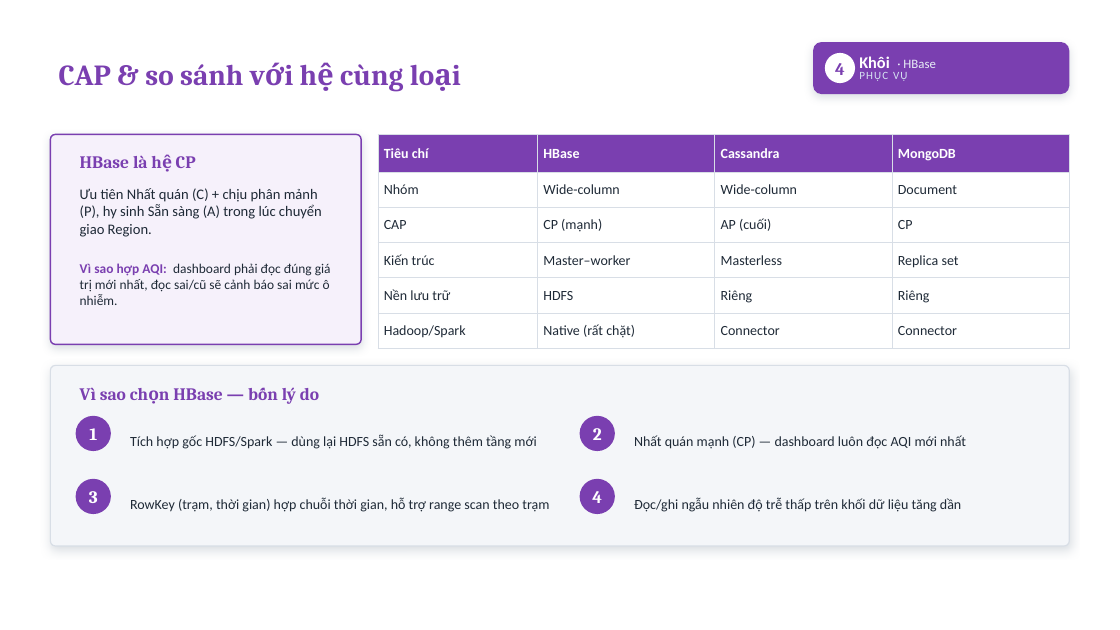
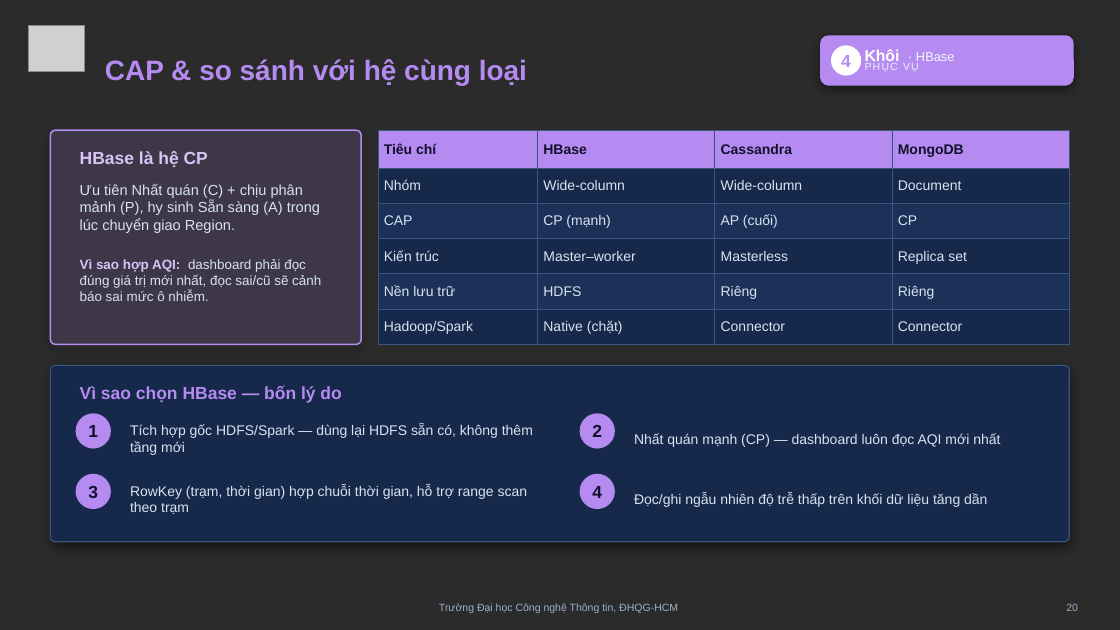
Before and after one commit to khuyn110400/big-data-aqi, a slide deck: slide 20 of docs/slides/Slide_ThuyetTrinh_AQI.pptx (slide 19 before the commit). Drawn at 1120x630 pixels with LibreOffice and Linux fonts; fonts in the diff are those of the drawing; grey boxes stand for pictures; background and template pictures are left out; a plain dark background stands for a picture behind light text. Boxes give left, top, right and bottom in pixels: in the first picture for what was removed or moved away, otherwise in the second. Text is boxed around its words. In the diff, an @@ line names an element or a change of style, - is before the commit and + after.

```diff
--- a/docs/slides/Slide_ThuyetTrinh_AQI.pptx
+++ b/docs/slides/Slide_ThuyetTrinh_AQI.pptx
@@ background #FFFFFF to picture (left out) @@
@@ picture added at box(29, 25, 84, 71) @@
@@ text "CAP & so sánh với ...": place and size @@
-text "CAP & so sánh với ..." at box(59, 64, 403, 92)
+text "CAP & so sánh với ..." at box(105, 59, 527, 85)
@@ text "CAP & so sánh với ..." at box(105, 59, 527, 85): size 25 to 24 pt, font Cambria to Arial, text colour #7A3FB0 to #B58BF2 @@
@@ rounded rectangle: place and size @@
-rounded rectangle at box(813, 42, 1070, 94)
+rounded rectangle at box(820, 35, 1074, 86)
@@ rounded rectangle at box(820, 35, 1074, 86): fill #7A3FB0 to #B58BF2; shadow changed; proportions changed @@
@@ text "4" at box(841, 55, 851, 67): font Cambria to Arial, text colour #7A3FB0 to #B58BF2 @@
@@ 2 texts, 1 ellipse: place and size @@
-2 texts, 1 ellipse at box(825, 53, 908, 83)
+2 texts, 1 ellipse at box(831, 45, 919, 76)
@@ text "Khôi · HBase": place and size @@
-text "Khôi · HBase" at box(859, 56, 890, 73)
+text "Khôi · HBase" at box(865, 49, 900, 65)
@@ text "Khôi · HBase" at box(865, 49, 900, 65): size 14 to 13.5 pt in "Khôi"; font Calibri to Arial; text colour #E8EEF6 to #F2F7FF in "· HBase" @@
@@ text "PHỤC VỤ" at box(865, 63, 919, 72): size 9.5 to 9 pt, font Calibri to Arial, text colour #D6E2F2 to #EAF2FF @@
@@ rounded rectangle: place and size @@
-rounded rectangle at box(50, 134, 361, 344)
+rounded rectangle at box(50, 130, 361, 344)
@@ rounded rectangle at box(50, 130, 361, 344): fill #F6F1FB to #B58BF2 at 16% opacity; outline #D8DEE6 1 pt to #B58BF2 1.3 pt; shadow changed @@
@@ rounded rectangle removed at box(50, 134, 361, 344) @@
@@ text "HBase là hệ CP" at box(80, 151, 208, 167): font Cambria to Arial, text colour #7A3FB0 to #D8C4F7 @@
@@ table at box(378, 130, 1070, 338) @@
-row 6, column 2: Native (rất chặt)
+row 6, column 2: Native (chặt)
@@ fill #7A3FB0 to #B58BF2 in row 1 @@
@@ fill none to #16294A in 12 cells @@
@@ fill none to #1B3157 in 8 cells @@
@@ font Calibri to Arial @@
@@ text colour #FFFFFF to #12102A in "Tiêu chí", "HBase", "Cassandra", "MongoDB" @@
@@ text colour #1F2A37 to #D8E2F1 in "Nhóm", "Wide-column", "Wide-column", "Document" and 15 more places @@
@@ borders changed @@
@@ text "Vì sao hợp AQI: dashboard ..." at box(80, 259, 321, 301): font Calibri to Arial; text colour #7A3FB0 to #D8C4F7 in "Vì sao hợp AQI:"; text colour #1F2A37 to #D8E2F1 in "dashboard phải đọc đúng giá trị mới ..." @@
@@ rounded rectangle: place and size @@
-rounded rectangle at box(50, 365, 1070, 546)
+rounded rectangle at box(50, 365, 1070, 542)
@@ rounded rectangle at box(50, 365, 1070, 542): fill #F4F6F9 to #16294A; outline #D8DEE6 1 pt to #3A557F 1 pt; shadow changed; proportions changed @@
@@ text "Vì sao chọn HBase — ..." at box(80, 385, 341, 403): font Cambria to Arial, text colour #7A3FB0 to #B58BF2 @@
@@ font Cambria to Arial, text colour #FFFFFF to #12102A in 4 elements at box(88, 425, 98, 437), box(592, 425, 602, 437), box(88, 486, 98, 498), box(592, 486, 602, 498) @@
@@ 2 ellipses, 1 table: place and size @@
-2 ellipses, 1 table at box(76, 134, 1070, 514)
+2 ellipses, 1 table at box(76, 130, 1070, 509)
@@ fill #7A3FB0 to #B58BF2 in 4 elements at box(76, 413, 111, 449), box(580, 413, 615, 449), box(76, 474, 111, 509), box(580, 474, 615, 509) @@
@@ font Calibri to Arial, text colour #1F2A37 to #D8E2F1 in 5 elements at box(130, 424, 533, 455), box(634, 433, 1000, 447), box(80, 184, 320, 233), box(130, 484, 528, 514), box(634, 493, 987, 507) @@
@@ text added at box(439, 603, 678, 613), 9 pt, text #9BB0CE @@
+Trường Đại học Công nghệ Thông tin, ĐHQG-HCM
@@ text added at box(1066, 603, 1078, 611), 9 pt, text #9BB0CE @@
+20
```
Also in this commit, not shown: 25 other slides changed, 2 slides added.
